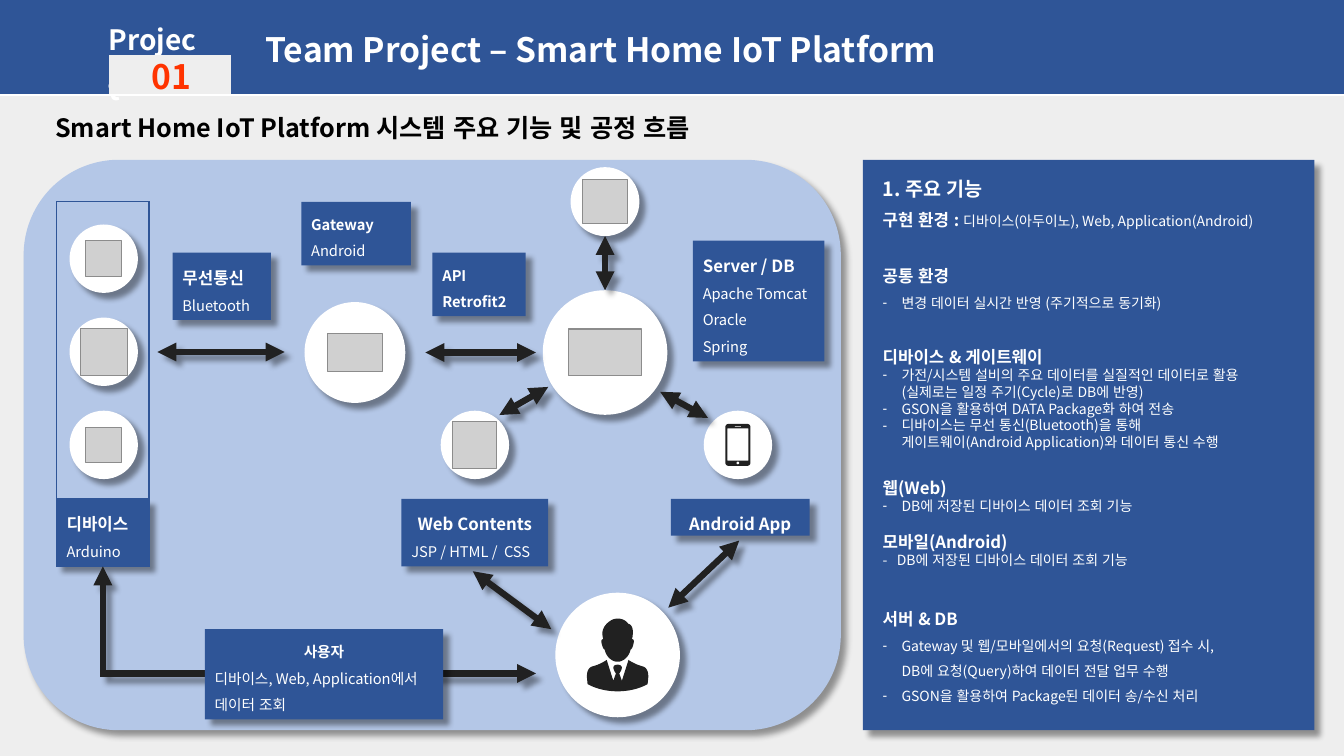
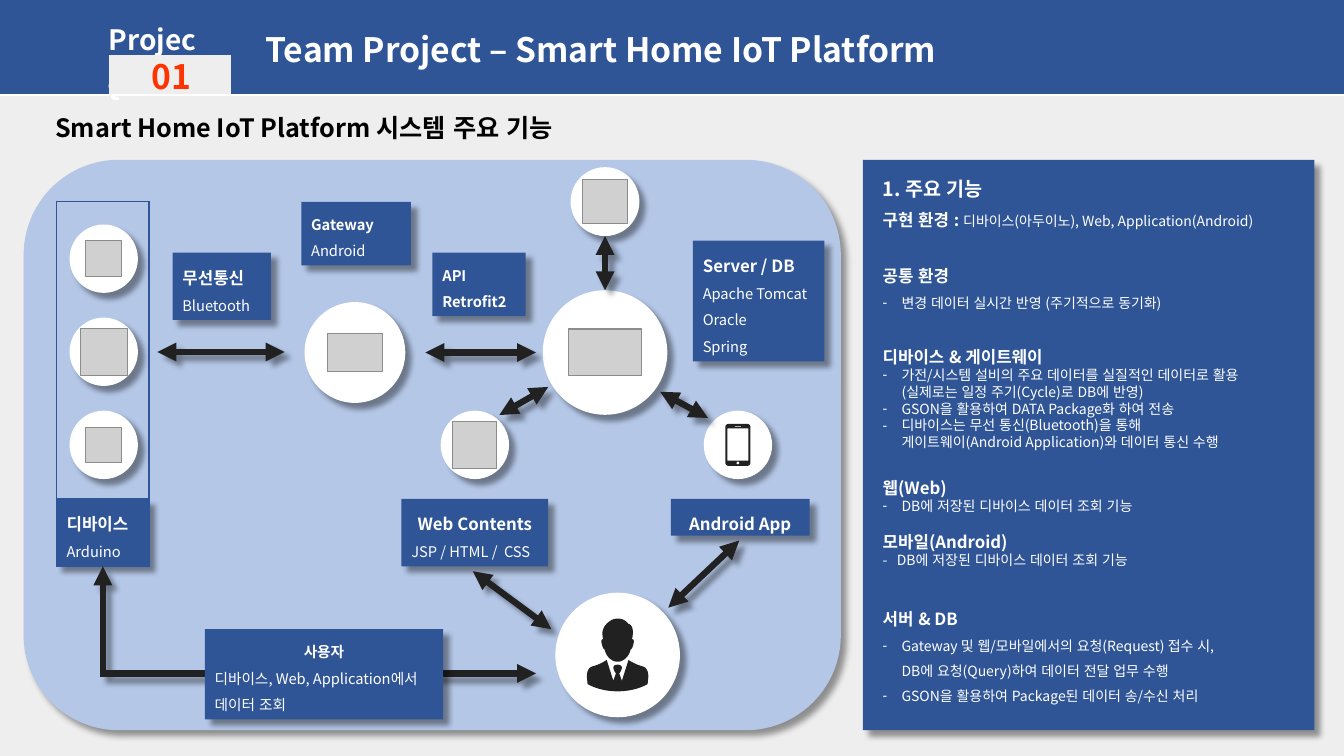
Before and after one commit to seodh1128/TMproject, a slide deck: slide 13 of Document/Report/20171215_TeamProject_최종보고서.pptx (slide 5 before the commit). Drawn at 1344x756 pixels with LibreOffice and Linux fonts; fonts in the diff are those of the drawing; grey boxes stand for pictures. Boxes give left, top, right and bottom in pixels: in the first picture for what was removed or moved away, otherwise in the second. Text is boxed around its words. In the diff, an @@ line names an element or a change of style, - is before the commit and + after.

```diff
--- a/Document/Report/20171215_TeamProject_최종보고서.pptx
+++ b/Document/Report/20171215_TeamProject_최종보고서.pptx
@@ text at bbox=[55, 116, 552, 140]: text changed @@
-Smart Home IoT Platform 시스템 주요 기능 및 공정 흐름
+Smart Home IoT Platform 시스템 주요 기능
```
Also in this commit, not shown: 1 other slide changed, 29 other files.
